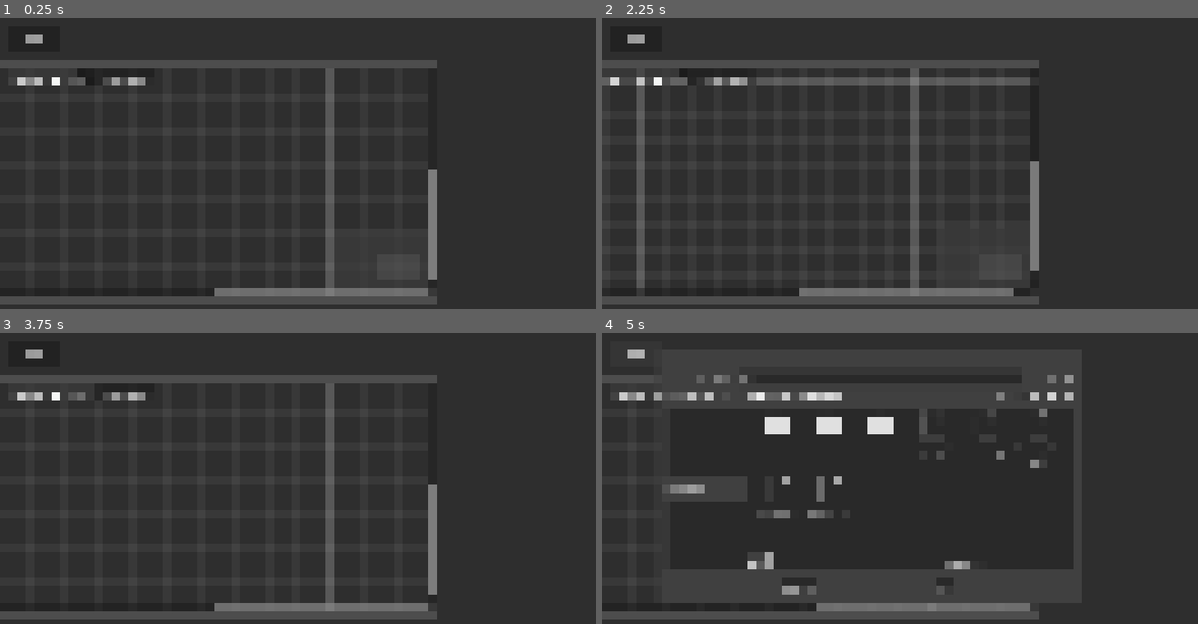
Above: before the commit, frames 1-4 (two rows, left to right).
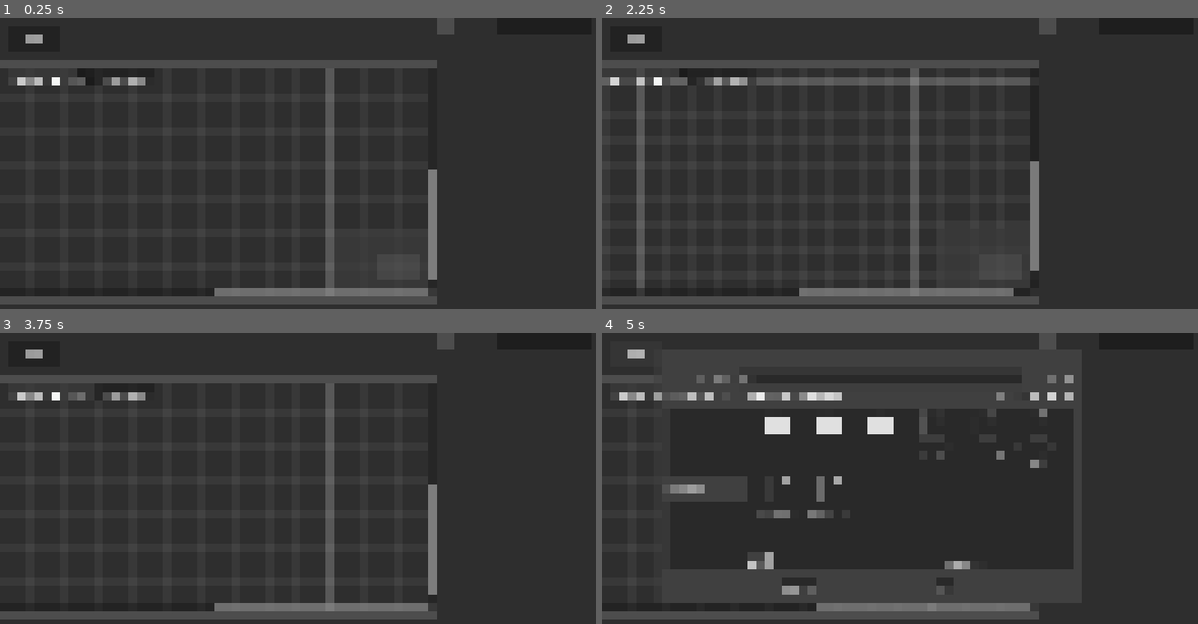
Above: after the commit, the same moments.

Repository: jsaur92/edamame
Game: Godot game, scene res://scenes/editor/editor.tscn
The game is run twice, just before and just after one commit, with the same random seed, the same clock (stepped at 60 frames per second) and the same inputs. This scene is started directly instead of the project's main scene. The engine's default icon, where the game draws it, is replaced by a stand-in: a white triangle on a blue panel in a dark square.
Inputs (mouse positions are in pixels of both pictures, inside the frame that each line leads up to):
- Up to frame 1 (0.25 s): no input
- Up to frame 2 (2.25 s): click "tile edit mode" at 0.5 s; click "object edit mode" at 1.25 s; click (643, 79) at 2 s
- Up to frame 3 (3.75 s): click (71, 394) at 2.75 s; click (83, 394) at 3.5 s
- Up to frame 4 (5 s): click "Save" at 4.25 s

The runs differ from the first frame. In frame 1, 0.2% of the frame differs, in the area x 73-77%, y 0-6%; in frame 2, 0.2%; in frame 3, 0.2%; in frame 4, 0.2%.
Error before the commit: Invalid access to property or key 'object_library' on a base object of type 'Nil'. (res://scripts/nodes/editor.gd:49)
Error after the commit: Invalid access to property or key 'object_library' on a base object of type 'Nil'. (res://scripts/nodes/editor.gd:51)

Commit message:
implement basic tabs for inspector

Diff:
--- a/scenes/editor/editor.tscn
+++ b/scenes/editor/editor.tscn
@@ -7,7 +7,7 @@
 [sub_resource type="StyleBoxFlat" id="StyleBoxFlat_dhn8j"]
 bg_color = Color(0.21960784, 0.21960784, 0.21960784, 1)
 
-[node name="Editor" type="Control" unique_id=302396334 node_paths=PackedStringArray("v_split_left_side", "objects_dock", "inspector_tab", "game_viewport", "environment_graph", "dragables_root", "above_left_side", "file_dialog")]
+[node name="Editor" type="Control" unique_id=302396334 node_paths=PackedStringArray("h_split", "v_split_left_side", "objects_dock", "inspector_tab", "game_viewport", "environment_graph", "dragables_root", "above_left_side", "file_dialog")]
 layout_mode = 3
 anchors_preset = 15
 anchor_right = 1.0
@@ -16,6 +16,7 @@
 grow_vertical = 2
 mouse_filter = 2
 script = ExtResource("1_bc6i7")
+h_split = NodePath("HSplitContainer")
 v_split_left_side = NodePath("HSplitContainer/LeftSide/VSplitContainer")
 objects_dock = NodePath("HSplitContainer/LeftSide/VSplitContainer/Panel/ObjectsDock")
 inspector_tab = NodePath("HSplitContainer/Inspector/InspectorTab")
@@ -65,6 +66,7 @@
 
 [node name="EnvironmentGraphContainer" type="GraphEdit" parent="HSplitContainer/LeftSide/VSplitContainer" unique_id=868302950 node_paths=PackedStringArray("top_left", "bottom_right", "tile_edit", "edit_tiles_button")]
 layout_mode = 2
+scroll_offset = Vector2(-11, 0)
 snapping_distance = 64
 minimap_size = Vector2(180, 120)
 show_zoom_label = true
@@ -104,14 +106,16 @@
 [node name="top-left" type="GraphNode" parent="HSplitContainer/LeftSide/VSplitContainer/EnvironmentGraphContainer" unique_id=1655155889]
 visible = false
 layout_mode = 0
-offset_right = 9.0
+offset_left = 11.0
+offset_right = 20.0
 offset_bottom = 55.0
 mouse_filter = 1
 
 [node name="top-right" type="GraphNode" parent="HSplitContainer/LeftSide/VSplitContainer/EnvironmentGraphContainer" unique_id=2016604311]
 visible = false
 layout_mode = 0
-offset_right = 9.0
+offset_left = 11.0
+offset_right = 20.0
 offset_bottom = 55.0
 mouse_filter = 1
 
@@ -157,19 +161,32 @@
 grow_vertical = 2
 mouse_filter = 2
 
-[node name="Inspector" type="Control" parent="HSplitContainer" unique_id=1516780413]
-layout_mode = 2
+[node name="Inspector" type="TabContainer" parent="HSplitContainer" unique_id=1931919905]
+layout_mode = 2
+tab_alignment = 2
+current_tab = 0
+tab_0/title = "Details"
+tab_1/title = "Obstacle"
+tab_2/title = "Interactive"
+
+[node name="InspectorTab" parent="HSplitContainer/Inspector" unique_id=725383050 instance=ExtResource("2_m0is4")]
+layout_mode = 2
+metadata/_tab_index = 0
+metadata/_tab_name = "Details"
+
+[node name="ObstacleProperties" type="Control" parent="HSplitContainer/Inspector" unique_id=1974346828]
+visible = false
+layout_mode = 2
+metadata/_tab_index = 1
+metadata/_tab_name = "Obstacle"
 
 [node name="InteractableTab" type="Control" parent="HSplitContainer/Inspector" unique_id=295510458]
-layout_mode = 1
-anchors_preset = 15
-anchor_right = 1.0
-anchor_bottom = 1.0
-grow_horizontal = 2
-grow_vertical = 2
+visible = false
+layout_mode = 2
+metadata/_tab_index = 2
+metadata/_tab_name = "Interactive"
 
 [node name="CommandNodeDock" type="PanelContainer" parent="HSplitContainer/Inspector/InteractableTab" unique_id=544600147]
-visible = false
 layout_mode = 1
 anchors_preset = -1
 anchor_left = 0.734
@@ -179,7 +196,6 @@
 theme_override_styles/panel = SubResource("StyleBoxFlat_dhn8j")
 
 [node name="CommandNodeChains" type="GraphEdit" parent="HSplitContainer/Inspector/InteractableTab" unique_id=1306502914]
-visible = false
 layout_mode = 1
 anchors_preset = -1
 anchor_right = 0.734
@@ -242,18 +258,12 @@
 layout_mode = 2
 text = "test2"
 
-[node name="InspectorTab" parent="HSplitContainer/Inspector" unique_id=725383050 instance=ExtResource("2_m0is4")]
-layout_mode = 1
-anchors_preset = -1
-anchor_bottom = 1.0020001
-offset_bottom = -1.2960815
-grow_horizontal = 1
-grow_vertical = 1
-
 [node name="FileDialog" type="FileDialog" parent="." unique_id=1161373797]
 
+[connection signal="dragged" from="HSplitContainer" to="." method="_on_h_split_container_dragged"]
 [connection signal="pressed" from="HSplitContainer/LeftSide/VSplitContainer/FilePanel/SaveButton" to="." method="_on_save_button_pressed"]
 [connection signal="scroll_offset_changed" from="HSplitContainer/LeftSide/VSplitContainer/EnvironmentGraphContainer" to="." method="_on_environment_graph_container_scroll_offset_changed"]
 [connection signal="gui_input" from="HSplitContainer/LeftSide/VSplitContainer/EnvironmentGraphContainer/TileEditBg" to="HSplitContainer/LeftSide/VSplitContainer/EnvironmentGraphContainer" method="_on_tile_edit_bg_gui_input"]
 [connection signal="pressed" from="HSplitContainer/LeftSide/VSplitContainer/EnvironmentGraphContainer/EditTilesButton" to="HSplitContainer/LeftSide/VSplitContainer/EnvironmentGraphContainer" method="_on_edit_tiles_button_pressed"]
+[connection signal="tab_changed" from="HSplitContainer/Inspector" to="." method="_on_inspector_tab_changed"]
 [connection signal="file_selected" from="FileDialog" to="." method="_on_file_dialog_file_selected"]
--- a/scenes/editor/inspector_tab.tscn
+++ b/scenes/editor/inspector_tab.tscn
@@ -1,9 +1,10 @@
 [gd_scene format=3 uid="uid://crkluhthhepo1"]
 
 [ext_resource type="Script" uid="uid://d38227qq5vrnk" path="res://scripts/nodes/inspector_tab.gd" id="1_64xpp"]
-[ext_resource type="Texture2D" uid="uid://cmm2dkhfw2lgh" path="res://icon.svg" id="1_fb10o"]
+[ext_resource type="Texture2D" uid="uid://cmm2dkhfw2lgh" path="res://assets/textures/icon.svg" id="1_fb10o"]
 
-[node name="InspectorTab" type="Panel" unique_id=725383050 node_paths=PackedStringArray("name_cont …(216 unchanged characters)…
+[node name="InspectorTab" type="Control" unique_id=546715514 node_paths=PackedStringArray("name_cont …(216 unchanged characters)…
+layout_mode = 3
 anchors_preset = 15
 anchor_right = 1.0
 anchor_bottom = 1.0
--- a/scripts/nodes/editor.gd
+++ b/scripts/nodes/editor.gd
@@ -4,6 +4,7 @@
 @export_category("Data")
 @export var game_data : GameData
 @export_category("Component Nodes")
+@export var h_split : HSplitContainer
 @export var v_split_left_side : VSplitContainer
 @export var objects_dock : HFlowContainer
 @export var inspector_tab : InspectorTab
@@ -14,6 +15,7 @@
 @export var file_dialog : FileDialog
 var environment : GameEnvironment
 var scroll_offset : Vector2 = Vector2.ZERO
+var min_inspector_size : float = 320
 const _SELF_SCENE = preload("uid://be4ok444g1l0f")
 
 
@@ -149,3 +151,30 @@
 func _on_tile_toggled(tile_pos:Vector2i) -> void:
 	environment.toggle_tile_at(tile_pos)
 	environment_graph.update_boundaries(game_data.get_environment().get_used_rect())
+
+
+## When the Inspector tab changes, change the min/max boundaries on the HSplitContainer.
+func _on_inspector_tab_changed(tab: int) -> void:
+	var already_min = h_split.split_offsets[0] == get_viewport().get_visible_rect().size.x - min_inspector_size
+	match tab:
+		#properties tab
+		0:
+			min_inspector_size = 320
+		#collision tab
+		1:
+			min_inspector_size = 320
+		#interact tab
+		2:
+			min_inspector_size = 1020
+	if already_min:
+		h_split.split_offsets[0] = get_viewport().get_visible_rect().size.x - min_inspector_size
+	check_h_split_offset()
+
+
+func _on_h_split_container_dragged(offset: int) -> void:
+	check_h_split_offset()
+
+
+func check_h_split_offset() -> void:
+	if h_split.split_offsets[0] > get_viewport().get_visible_rect().size.x - min_inspector_size:
+		h_split.split_offsets[0] = get_viewport().get_visible_rect().size.x - min_inspector_size
--- a/scripts/nodes/environment.gd
+++ b/scripts/nodes/environment.gd
@@ -55,9 +55,7 @@
 func toggle_tile_at(position:Vector2i) -> void:
 	var map_data = environment_data.get_tilemap_pattern()
 	if map_data.has_cell(position):
-		print("remove cell")
 		map_data.remove_cell(position, true)
 	else:
-		print("add cell")
 		map_data.set_cell(position, 0, Vector2i(0,0), 0)
 	setup_terrain()
--- a/scripts/nodes/inspector_tab.gd
+++ b/scripts/nodes/inspector_tab.gd
@@ -1,5 +1,5 @@
 class_name InspectorTab
-extends Panel
+extends Control
 
 @export_category("Containers")
 @export var name_container : HBoxContainer
--- a/scripts/resources/game_data/environments/terrain_data.gd
+++ b/scripts/resources/game_data/environments/terrain_data.gd
@@ -28,7 +28,6 @@
 		top_left.y = min(tile.y, top_left.y)
 		bottom_right.x = max(tile.x, bottom_right.x)
 		bottom_right.y = max(tile.y, bottom_right.y)
-	print(Rect2i(top_left, bottom_right - top_left))
 	return Rect2i(top_left, bottom_right - top_left)
 
 
